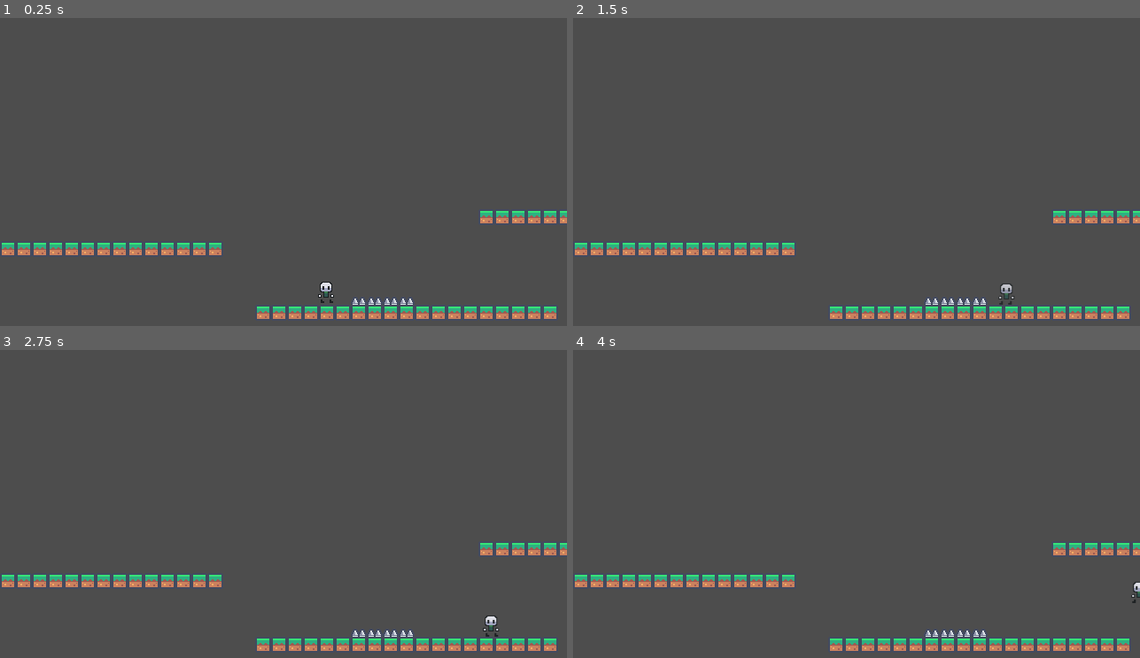
Above: before the commit, frames 1-4 (two rows, left to right).
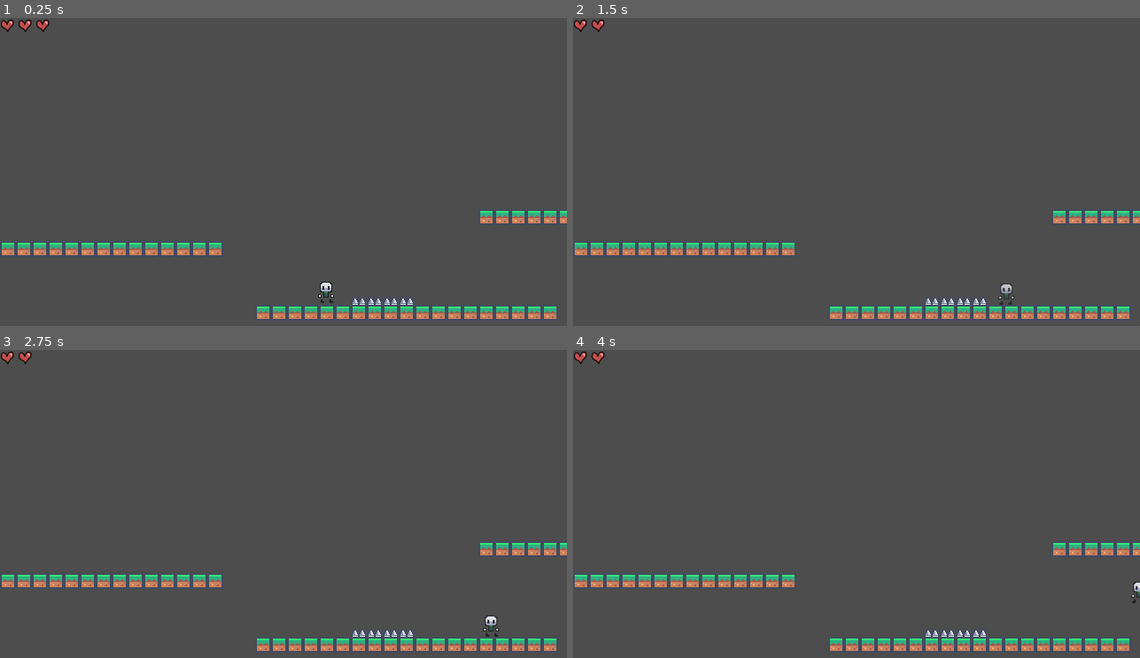
Above: after the commit, the same moments.

Repository: snootyjerk/Boss-Rush-Jam
Game: Godot game, scene res://main.tscn
Two runs of this game, one before a commit and one after it. Both use one fixed random seed, a clock stepped at 60 frames per second and the inputs below.
Inputs:
- Up to frame 1 (0.25 s): no input
- Up to frame 2 (1.5 s): hold Right (right) from 0.53 s (still down); tap Space (jump) at 0.77 s
- Up to frame 3 (2.75 s): tap Space (jump) at 1.52 s; release Right (right) at 2.03 s; hold Left (left) from 2.03 s (still down)
- Up to frame 4 (4 s): release Left (left) at 2.78 s; hold Right (right) from 2.78 s (still down); tap Space (jump) at 3.02, 3.77 s

The runs differ from the first frame. In frame 1, 0.2% of the frame differs, in the area x 0-9%, y 0-5%; in frame 2, 0.1%; in frame 3, 0.1%; in frame 4, 0.1%.

Commit message:
add HUD with heart icons showing health

Diff:
--- /dev/null
+++ b/hud.gd
@@ -0,0 +1,14 @@
+extends Control
+
+
+@onready var h_box_container: Node = $HBoxContainer
+
+
+func _on_main_player_health_changed(new_health: int) -> void:
+	for heart_icon: Control in h_box_container.get_children():
+		heart_icon.visible = false
+
+	for i in range(new_health):
+		if i < h_box_container.get_child_count():
+			var heart_icon: Control = h_box_container.get_child(i)
+			heart_icon.visible = true
--- a/main.gd
+++ b/main.gd
@@ -1,5 +1,7 @@
 extends Node
 class_name Main
+
+signal player_health_changed(new_health: int)
 
 @export var _first_level_scene: PackedScene
 @export var _game_over_scene: PackedScene
@@ -10,14 +12,17 @@
 var player_health: int = Constants.PLAYER_MAX_HEALTH:
 	get:
 		return player_health
+	set(new_health):
+		player_health = new_health
+		player_health_changed.emit(player_health)
 func damage_player():
 	player_health = max(0, player_health - 1)
-	print("Player health = ", player_health)
+	player_health_changed.emit(player_health)
 	if player_health < 1:
 		_show_game_over_screen()
 func heal_player():
 	player_health = min(player_health, Constants.PLAYER_MAX_HEALTH)
-	print("Player health = ", player_health)
+	player_health_changed.emit(player_health)
 
 
 var _game_over_node: Node
@@ -30,6 +35,7 @@
 
 func _ready():
 	go_to_level(_first_level_scene)
+	player_health_changed.emit(player_health)
 
 
 func go_to_level(level_scene: PackedScene):
--- a/main.tscn
+++ b/main.tscn
@@ -1,11 +1,65 @@
-[gd_scene load_steps=4 format=3 uid="uid://ba2g4ofnehaba"]
+[gd_scene load_steps=6 format=3 uid="uid://ba2g4ofnehaba"]
 
 [ext_resource type="PackedScene" uid="uid://dff4s57byf83y" path="res://Levels/level_test.tscn" id="1_2x0na"]
 [ext_resource type="Script" path="res://main.gd" id="1_wael7"]
 [ext_resource type="PackedScene" uid="uid://bypwi50itfktm" path="res://Scenes/game_over.tscn" id="3_j2noh"]
+[ext_resource type="Script" path="res://hud.gd" id="4_a8hih"]
+[ext_resource type="Texture2D" uid="uid://bbjlyttolohup" path="res://Sprite Sheets/heart_icon.png" id="4_eroq4"]
 
 [node name="Main" type="Node"]
 process_mode = 3
 script = ExtResource("1_wael7")
 _first_level_scene = ExtResource("1_2x0na")
 _game_over_scene = ExtResource("3_j2noh")
+
+[node name="HUD" type="Control" parent="."]
+layout_mode = 3
+anchors_preset = 0
+offset_right = 640.0
+offset_bottom = 359.0
+script = ExtResource("4_a8hih")
+
+[node name="HBoxContainer" type="HBoxContainer" parent="HUD"]
+layout_direction = 2
+layout_mode = 1
+offset_right = 36.0
+offset_bottom = 18.0
+
+[node name="HeartIcon" type="TextureRect" parent="HUD/HBoxContainer"]
+layout_mode = 2
+size_flags_horizontal = 0
+size_flags_vertical = 0
+texture = ExtResource("4_eroq4")
+stretch_mode = 2
+
+[node name="HeartIcon2" type="TextureRect" parent="HUD/HBoxContainer"]
+layout_mode = 2
+size_flags_horizontal = 0
+size_flags_vertical = 0
+texture = ExtResource("4_eroq4")
+stretch_mode = 2
+
+[node name="HeartIcon3" type="TextureRect" parent="HUD/HBoxContainer"]
+layout_mode = 2
+size_flags_horizontal = 0
+size_flags_vertical = 0
+texture = ExtResource("4_eroq4")
+stretch_mode = 2
+
+[node name="HeartIcon4" type="TextureRect" parent="HUD/HBoxContainer"]
+visible = false
+layout_mode = 2
+size_flags_horizontal = 0
+size_flags_vertical = 0
+texture = ExtResource("4_eroq4")
+stretch_mode = 2
+
+[node name="HeartIcon5" type="TextureRect" parent="HUD/HBoxContainer"]
+visible = false
+layout_mode = 2
+size_flags_horizontal = 0
+size_flags_vertical = 0
+texture = ExtResource("4_eroq4")
+stretch_mode = 2
+
+[connection signal="player_health_changed" from="." to="HUD" method="_on_main_player_health_changed"]
Binary file added: Sprite Sheets/heart_icon.png
Not shown, added: Sprite Sheets/heart_icon.png.import
